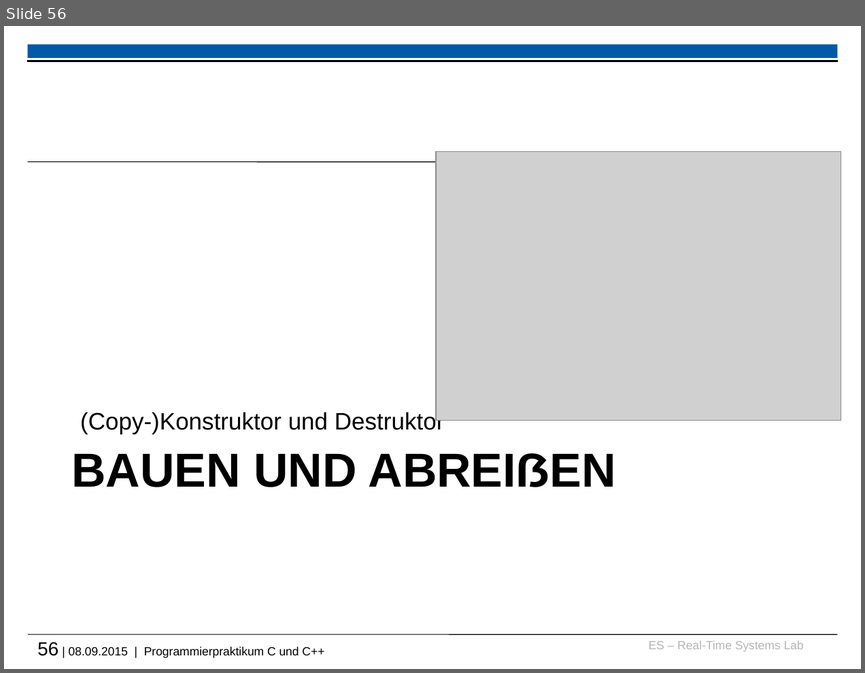
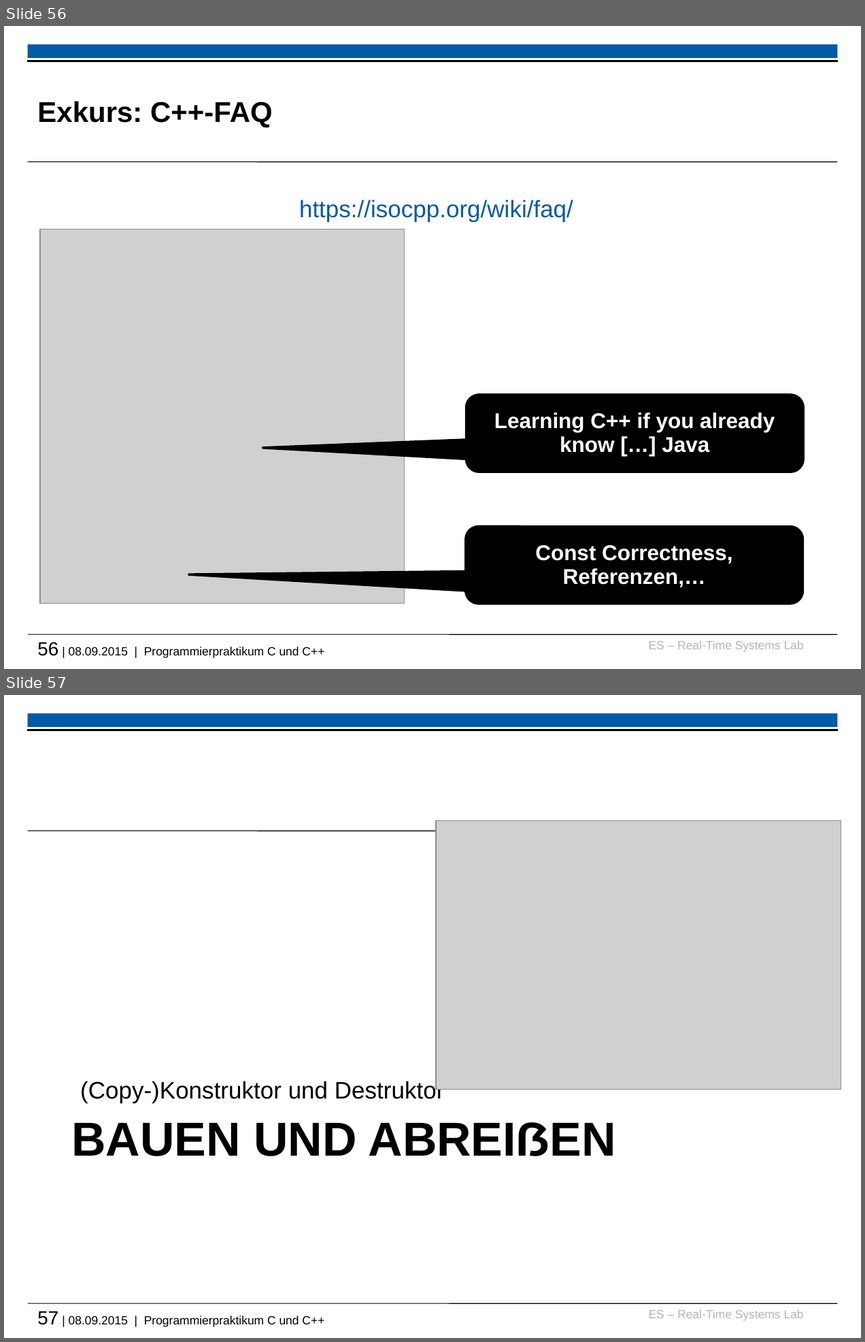
Before and after one commit to h82k/tud-cppp, a slide deck: vorlesung/cppp_lecture.pptx. Shown one above the other, each under a label of ours: slide 56 before the commit, slides 56 and 57 after it. The pictures are 865x673 and 865x1342 pixels, drawn with LibreOffice and Linux fonts; fonts in the diff are those of the drawing; grey boxes stand for pictures; background and template pictures are left out. Boxes give left, top, right and bottom in pixels: in the first picture for what was removed or moved away, otherwise in the second. Text is boxed around its words. In the diff, an @@ line names an element or a change of style, - is before the commit and + after.

```diff
--- a/vorlesung/cppp_lecture.pptx
+++ b/vorlesung/cppp_lecture.pptx
@@ slide 56 added at bbox=[4, 26, 861, 669], background #FFFFFF; not listed: 6 template elements that a slide beside it also shows @@
@@ title added at bbox=[37, 101, 273, 128], 24 pt, text #000000, bold @@
+Exkurs: C++-FAQ
@@ text added at bbox=[299, 199, 573, 221], 20 pt, text #005AA9 @@
+https://isocpp.org/wiki/faq/
@@ picture added at bbox=[40, 229, 404, 603] @@
@@ rounded speech box added at bbox=[466, 395, 802, 471], fill #000000, outline #000000 2 pt, 18 pt, text #FFFFFF, bold @@
+Learning C++ if you already know […] Java
@@ rounded speech box added at bbox=[466, 526, 802, 603], fill #000000, outline #000000 2 pt, 18 pt, text #FFFFFF, bold @@
+Const Correctness,
+Referenzen,…
@@ what was slide 56 is now slide 57 @@
@@ text at bbox=[37, 1310, 324, 1327]: text changed @@
-56 | 08.09.2015 | Programmierpraktikum C und C++
+57 | 08.09.2015 | Programmierpraktikum C und C++
```
Also in this commit, not shown: 3 slides changed, 2 other files.
